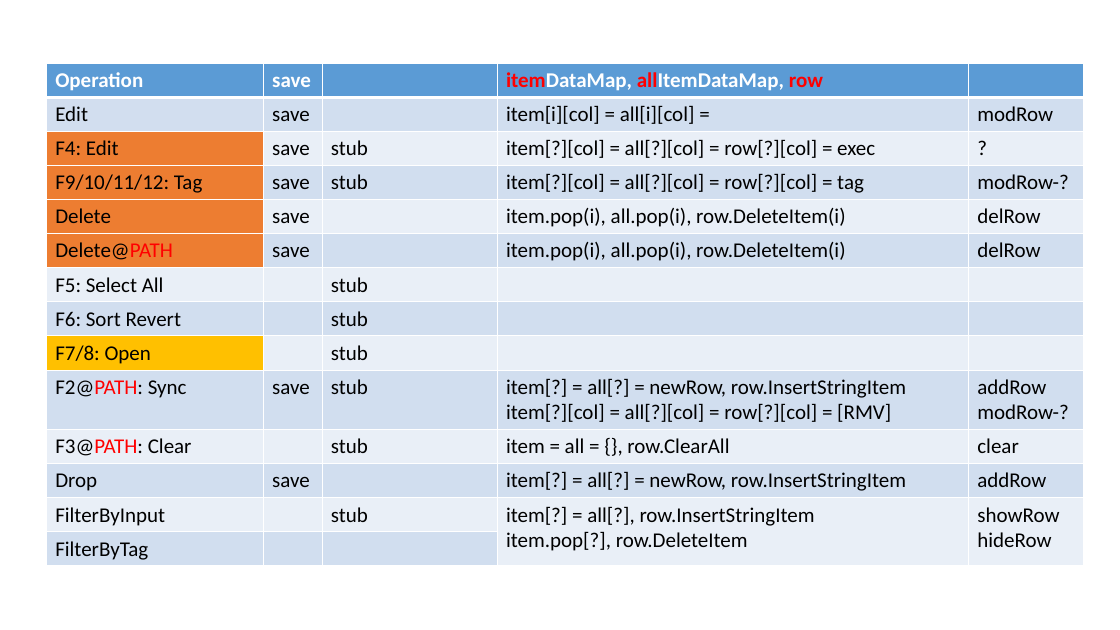
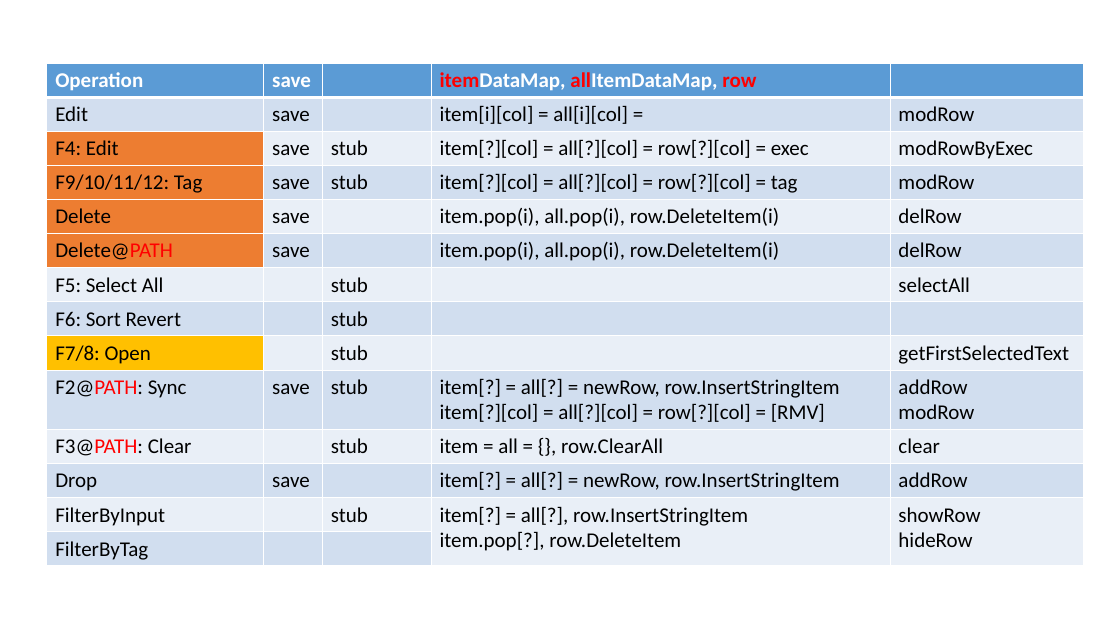
Before and after one commit to ceachen/tagger, a slide deck: slide 2 of LLD.pptx. Drawn at 1120x630 pixels with LibreOffice and Linux fonts; fonts in the diff are those of the drawing. Boxes give left, top, right and bottom in pixels: in the first picture for what was removed or moved away, otherwise in the second. Text is boxed around its words. In the diff, an @@ line names an element or a change of style, - is before the commit and + after.

```diff
--- a/LLD.pptx
+++ b/LLD.pptx
@@ table at [47,64,1083,565] @@
-row 3, column 5: ?
+row 3, column 5: modRowByExec
-row 4, column 5: modRow-?
+row 4, column 5: modRow
-row 7, column 5: 
+row 7, column 5: selectAll
-row 9, column 5: 
+row 9, column 5: getFirstSelectedText
-row 10, column 5: addRow / modRow-?
+row 10, column 5: addRow / modRow
```
Also in this commit, not shown: 1 other file.
